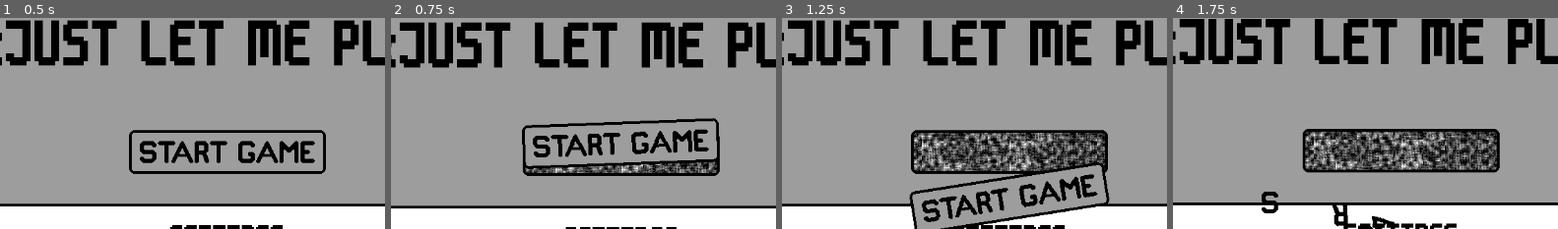
Above: before the commit, frames 1-4 (left to right).
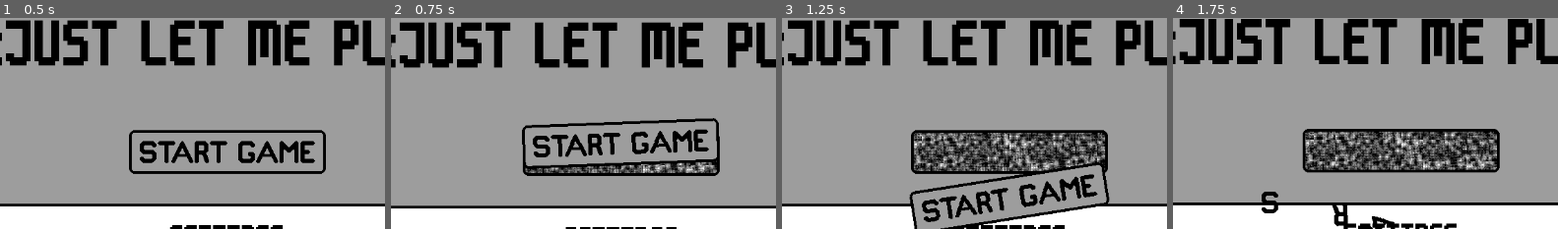
Above: after the commit, the same moments.

Repository: conor-wilson/secret-sapphire
Game: Godot game, scene res://scenes/main.tscn
The game is run twice, just before and just after one commit, with the same random seed, the same clock (stepped at 60 frames per second) and the same inputs.
Inputs (mouse positions are % of the whole screen's width and height, from its top left):
- Up to frame 1 (0.5 s): no input
- Up to frame 2 (0.75 s): tap Enter at 0.5 s; move the mouse to (49, 56) at 0.52 s; click (49, 56) at 0.6 s
- Up to frame 3 (1.25 s): no input
- Up to frame 4 (1.75 s): move the mouse to (29, 54) at 1.27 s; click (29, 54) at 1.35 s
The pictures show only the part of the screen within x 20-70%, y 24-74%; the shares and areas given below are measured in that part.

Frame 1 is identical in both runs. In frame 2, 1.3% of the frame differs, in the area x 35-85%, y 67-74%; in frame 3, 5.6%; in frame 4, 5.9%, in the area x 34-85%, y 53-73%.

Commit message:
Added settings menu icon

Diff:
--- a/let-me-play/scenes/settings_menu.tscn
+++ b/let-me-play/scenes/settings_menu.tscn
@@ -1,9 +1,10 @@
-[gd_scene load_steps=7 format=4 uid="uid://cfjp23jay1xyw"]
+[gd_scene load_steps=8 format=4 uid="uid://cfjp23jay1xyw"]
 
 [ext_resource type="Script" path="res://scenes/settings_menu.gd" id="1_g011e"]
 [ext_resource type="TileSet" uid="uid://b35s45rp0yrck" path="res://scenes/menu_tile_set.tres" id="1_g236m"]
 [ext_resource type="FontFile" uid="uid://bckbkknmti08k" path="res://assets/fonts/m6x11.ttf" id="2_ityvj"]
 [ext_resource type="Theme" uid="uid://fqhlidlvqsyl" path="res://assets/fonts/menu_buttons.tres" id="4_558x5"]
+[ext_resource type="Texture2D" uid="uid://caulw0o26u0i7" path="res://assets/art/SettingsIcon.png" id="5_4i5yv"]
 
 [sub_resource type="LabelSettings" id="LabelSettings_3h1cu"]
 font = ExtResource("2_ityvj")
@@ -34,7 +35,11 @@
 [node name="VBoxContainer" type="VBoxContainer" parent="CenterContainer/MarginContainer"]
 layout_mode = 2
 
-[node name="SettingsLabel" type="Label" parent="CenterContainer/MarginContainer/VBoxContainer"]
+[node name="CenterContainer" type="MarginContainer" parent="CenterContainer/MarginContainer/VBoxContainer"]
+layout_mode = 2
+theme_override_constants/margin_left = 64
+
+[node name="SettingsLabel" type="Label" parent="CenterContainer/MarginContainer/VBoxContainer/CenterContainer"]
 layout_mode = 2
 text = "SETTINGS"
 label_settings = SubResource("LabelSettings_3h1cu")
@@ -132,6 +137,11 @@
 horizontal_alignment = 2
 vertical_alignment = 2
 
+[node name="SettingsIcon" type="Sprite2D" parent="."]
+position = Vector2(391, 179)
+scale = Vector2(2, 2)
+texture = ExtResource("5_4i5yv")
+
 [node name="DialogueMarkers" type="Node2D" parent="."]
 
 [node name="WrongPasswordMarker" type="Marker2D" parent="DialogueMarkers"]
Binary file added: let-me-play/assets/art/SettingsIcon.png
Not shown, added: let-me-play/assets/art/SettingsIcon.png.import
Not shown, added: aseprite/SettingsIcon.aseprite
